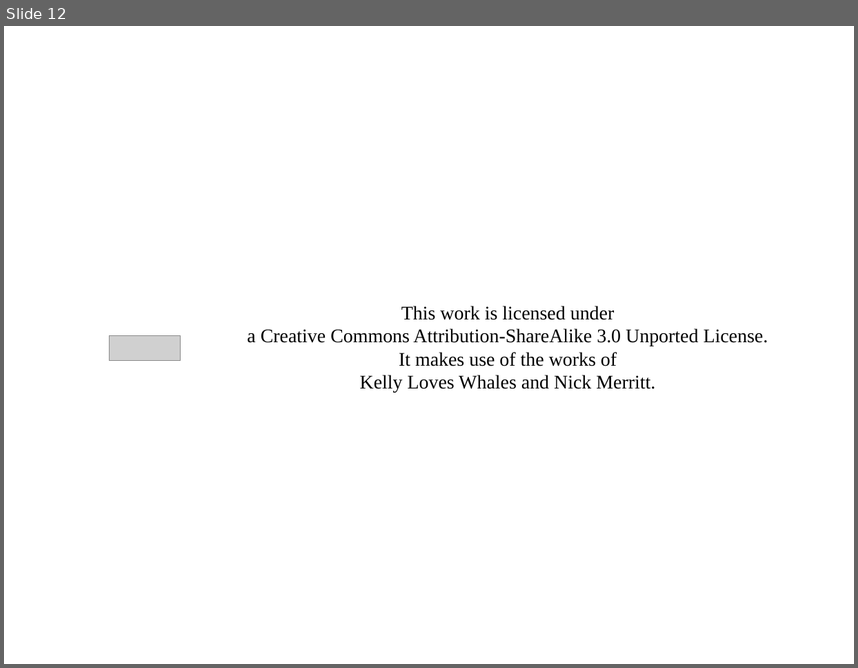
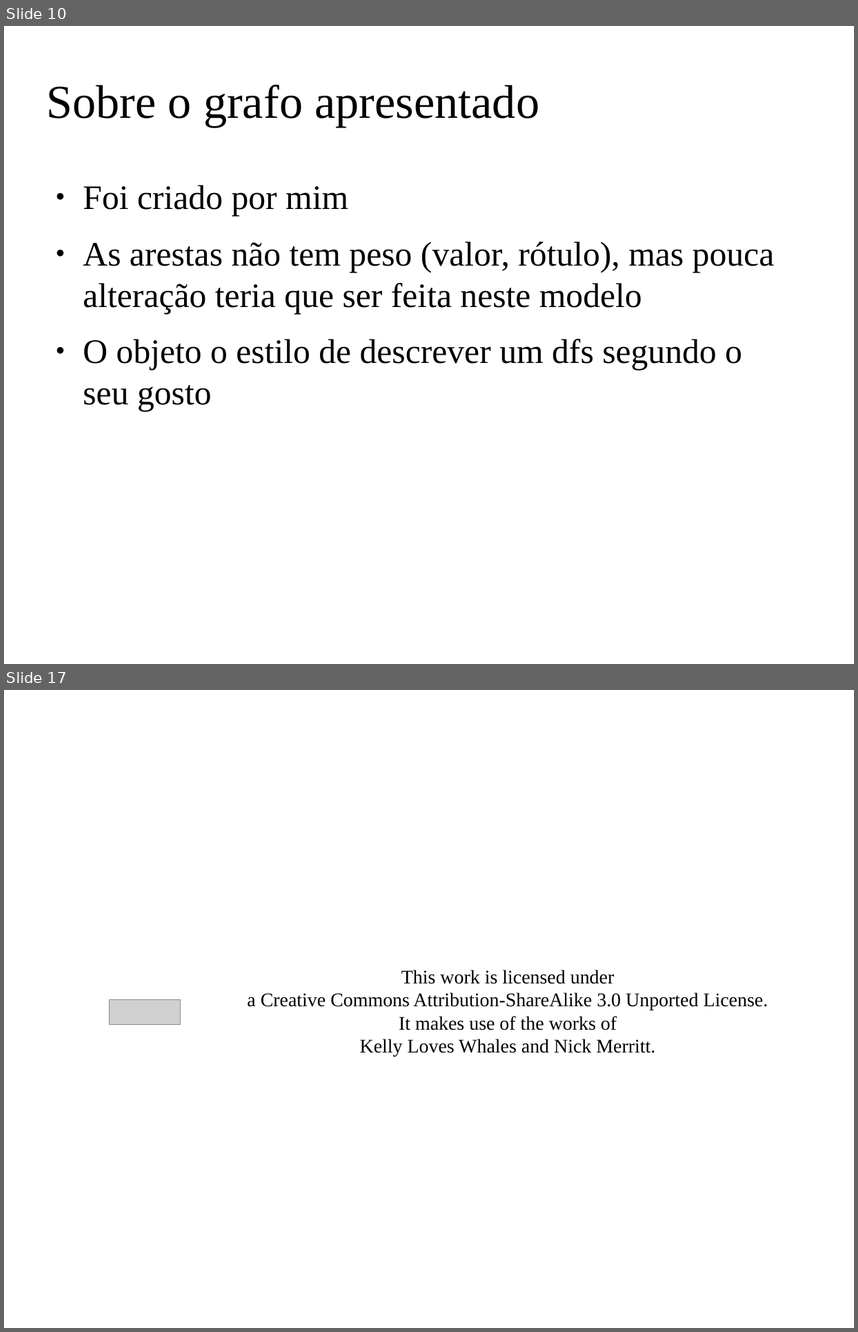
Before and after one commit to claudiosa/CCS, a slide deck: picat/YOUTUBE_dfs_jupyter_picat/slides_picat_jupyter_dfs.odp. Shown one above the other, each under a label of ours: slide 12 before the commit, slides 10 and 17 after it; the slides between them are not shown. The pictures are 858x668 and 858x1332 pixels, drawn with LibreOffice and Linux fonts; fonts in the diff are those of the drawing; grey boxes stand for pictures; background and template pictures are left out. Boxes give left, top, right and bottom in pixels: in the first picture for what was removed or moved away, otherwise in the second. Text is boxed around its words. In the diff, an @@ line names an element or a change of style, - is before the commit and + after.

```diff
--- a/picat/YOUTUBE_dfs_jupyter_picat/slides_picat_jupyter_dfs.odp
+++ b/picat/YOUTUBE_dfs_jupyter_picat/slides_picat_jupyter_dfs.odp
@@ slide 10 added at [4,26,854,664], background picture (left out) @@
@@ title added at [47,85,539,127], 44 pt, text #000000 @@
+Sobre o grafo apresentado
@@ text added at [83,185,775,411], 32 pt, text #000000 @@
+● Foi criado por mim
+● As arestas não tem peso (valor, rótulo), mas pouca alteração teria que ser feita neste modelo
+● O objeto o estilo de descrever um dfs segundo o seu gosto
@@ what was slide 12 is now slide 17 @@
```
Also in this commit, not shown: 3 slides changed, 4 other slides added, 15 other files.
